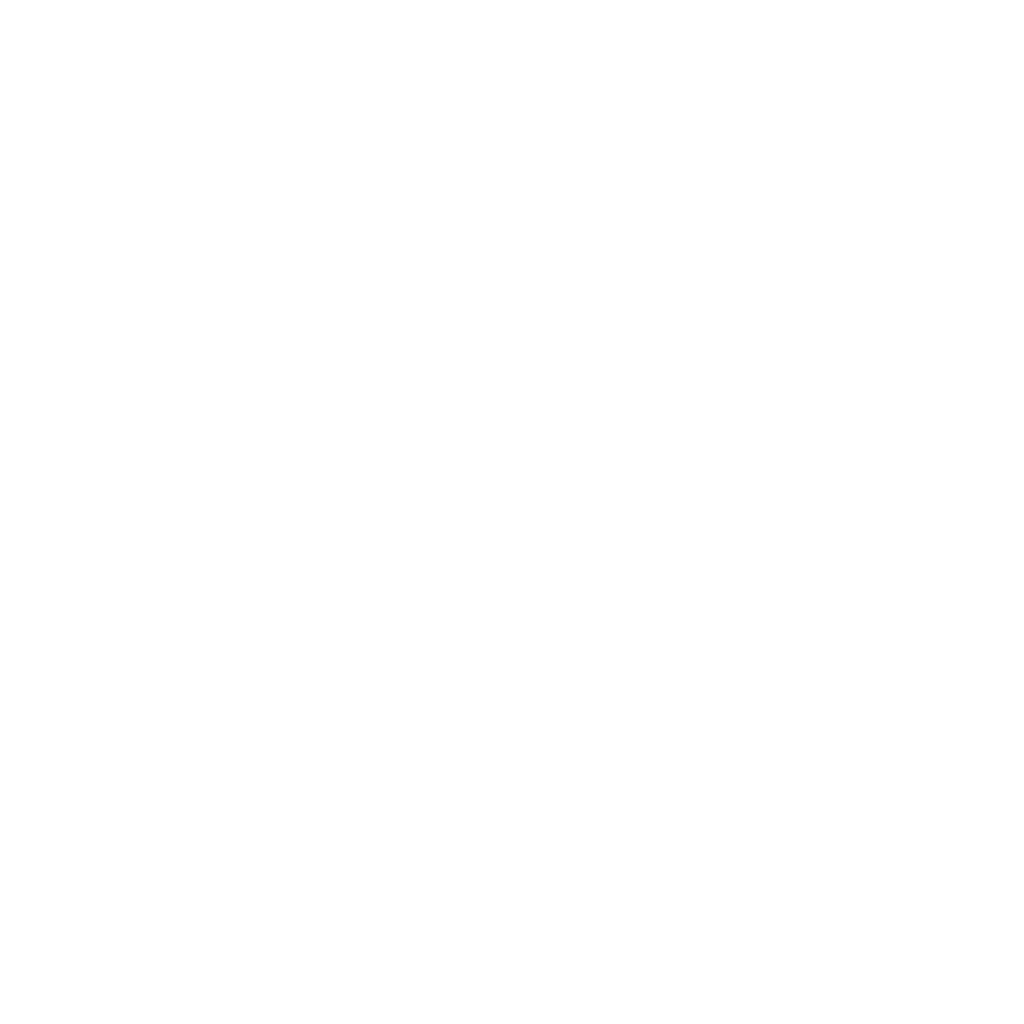
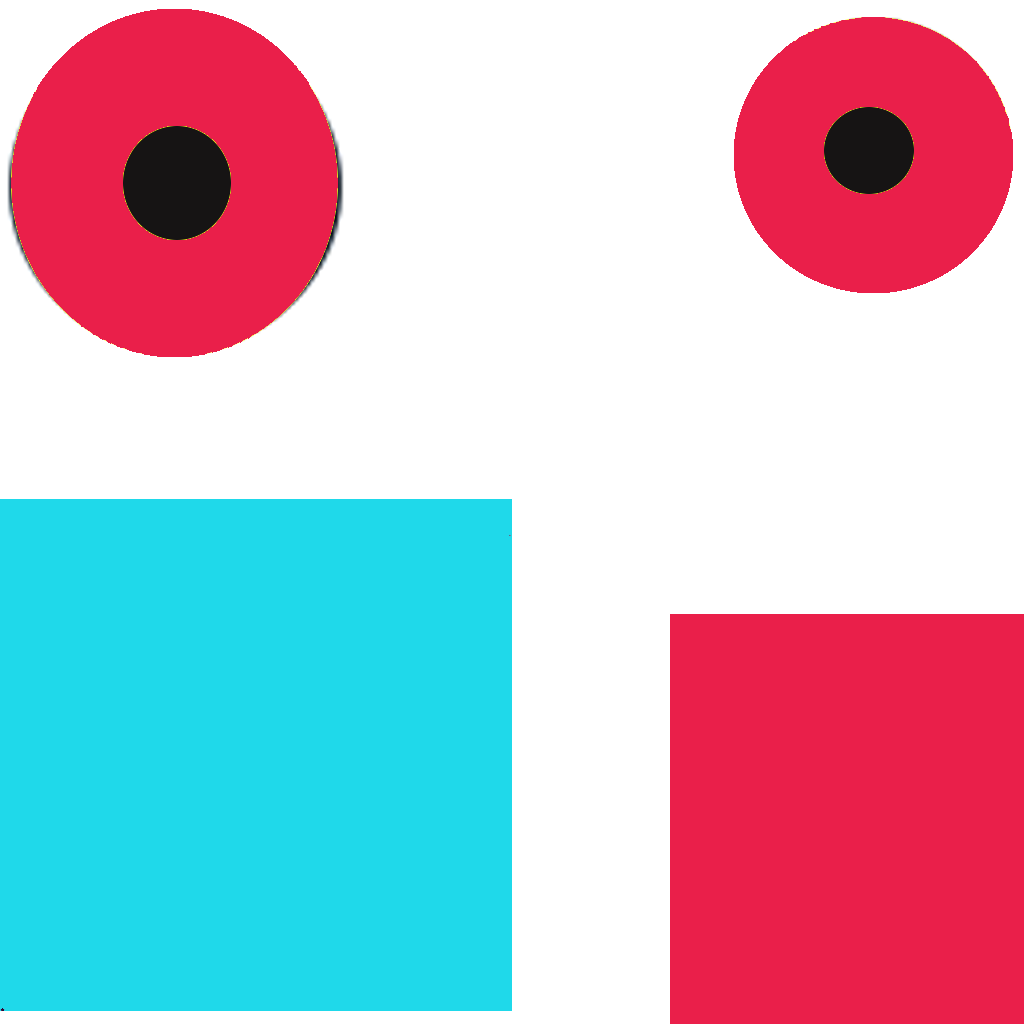
Before/after of a w=1024, h=1024 layered artwork. What changed in the layer stack:
added layer "Capa pegada #1" above "Capa pegada #4" over [734, 17, 1013, 293]
added layer "Capa pegada #4" above "Capa pegada #2" over [7, 9, 344, 357]
added layer "Capa pegada #2" above "Capa pegada" over [670, 614, 1024, 1024]
renamed "Capa" to "Capa pegada", painted on it over [0, 499, 512, 1011]
